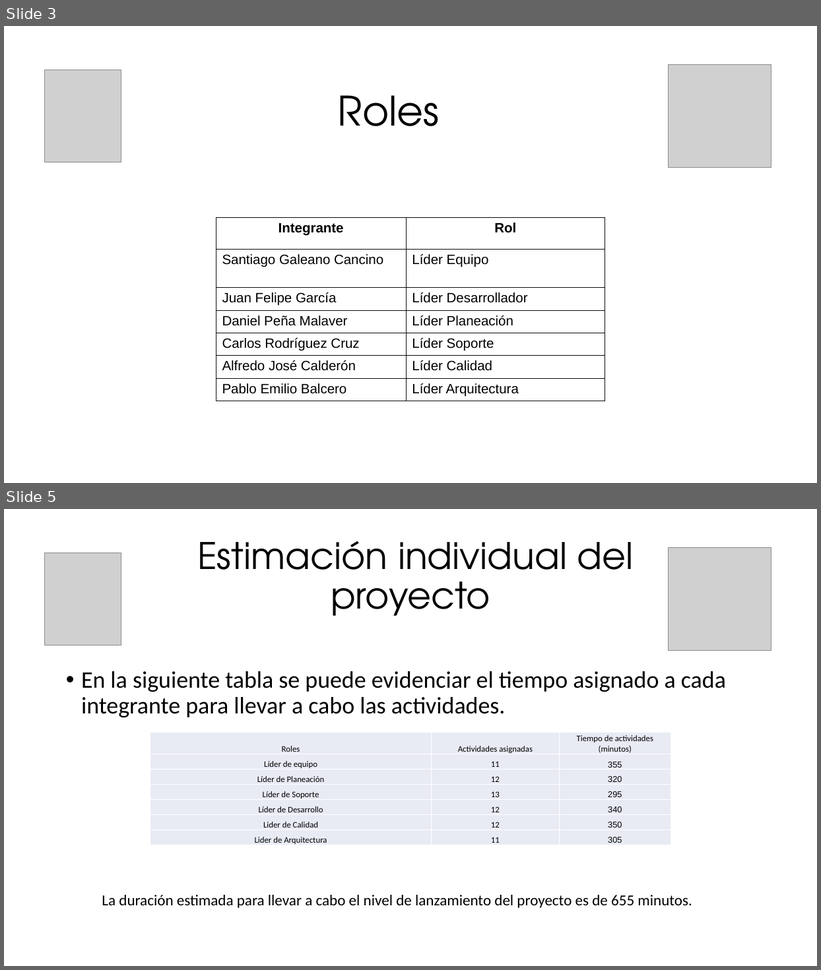
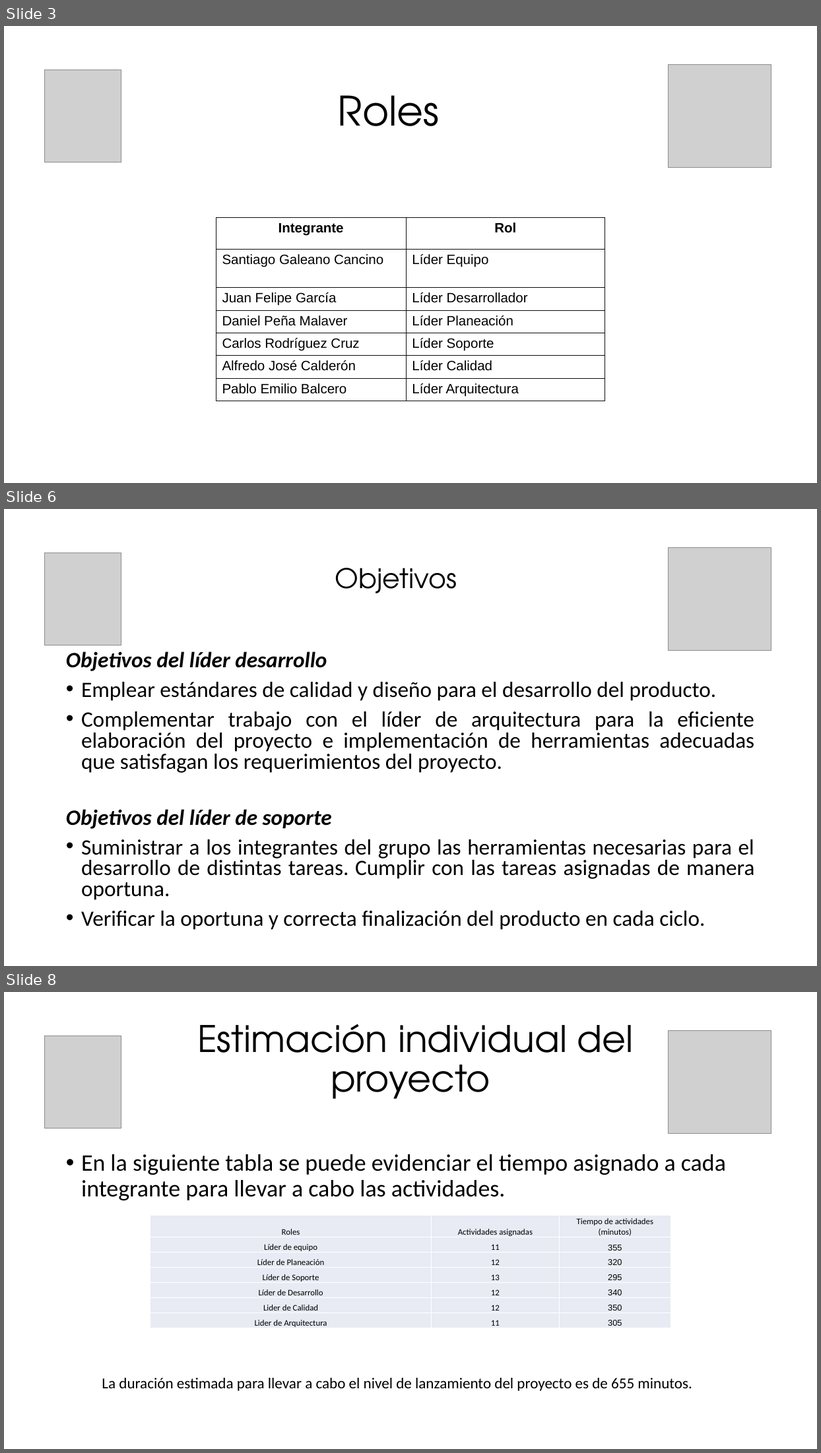
Before and after one commit to SantiagoGaleano/METFOR, a slide deck: Primera Entrega/Presentación.pptx. Shown one above the other, each under a label of ours: slides 3 and 5 before the commit, slides 3, 6 and 8 after it; the slides between them are not shown. The pictures are 821x970 and 821x1453 pixels, drawn with LibreOffice and Linux fonts; fonts in the diff are those of the drawing; grey boxes stand for pictures. Boxes give left, top, right and bottom in pixels: in the first picture for what was removed or moved away, otherwise in the second. Text is boxed around its words. In the diff, an @@ line names an element or a change of style, - is before the commit and + after.

```diff
--- a/Primera Entrega/Presentación.pptx
+++ b/Primera Entrega/Presentación.pptx
@@ slide 6 added at [4, 509, 817, 966], background #FFFFFF @@
@@ picture added at [668, 547, 772, 650] @@
@@ picture added at [45, 553, 121, 645] @@
@@ title added at [335, 568, 457, 593], 32 pt, text #000000 @@
+Objetivos
@@ text added at [66, 652, 754, 930], 25.9 pt, text #000000 @@
+Objetivos del líder desarrollo
+• Emplear estándares de calidad y diseño para el desarrollo del producto.
+• Complementar trabajo con el líder de arquitectura para la eficiente elaboración del proyecto e implementación de herramientas adecuadas que satisfagan los requerimientos del proyecto.
+Objetivos del líder de soporte
+• Suministrar a los integrantes del grupo las herramientas necesarias para el desarrollo de distintas tareas. Cumplir con las tareas asignadas de manera oportuna.
+• Verificar la oportuna y correcta finalización del producto en cada ciclo.
@@ what was slide 5 is now slide 8 @@
```
Also in this commit, not shown: 2 slides changed, 2 other slides added.
